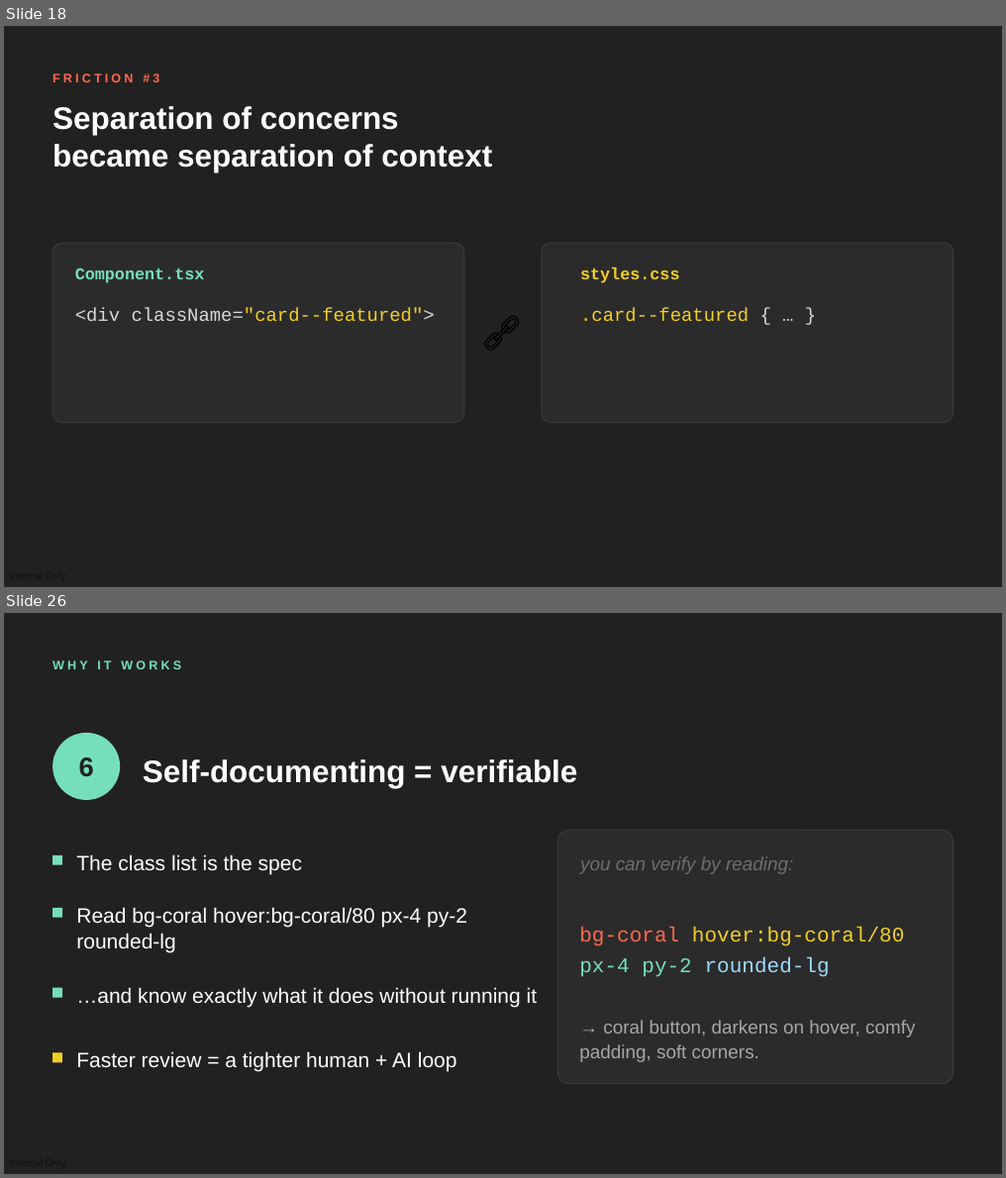
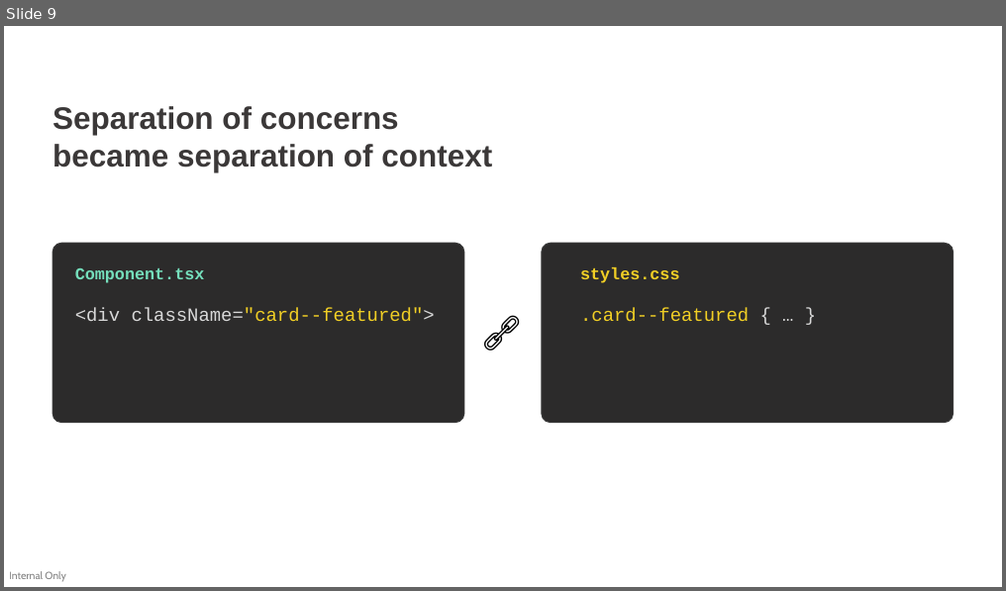
Before and after one commit to devlinduldulao/llm-loves-tailwind-and-js, a slide deck: why-llms-love-tailwind-conf.pptx. Shown one above the other, each under a label of ours: slides 18 and 26 before the commit, slide 9 after it; the slides between them are not shown. The pictures are 1006x1178 and 1006x591 pixels, drawn with LibreOffice and Linux fonts; fonts in the diff are those of the drawing. Boxes give left, top, right and bottom in pixels: in the first picture for what was removed or moved away, otherwise in the second. Text is boxed around its words. In the diff, an @@ line names an element or a change of style, - is before the commit and + after.

```diff
--- a/why-llms-love-tailwind-conf.pptx
+++ b/why-llms-love-tailwind-conf.pptx
@@ slide 26 removed at <box>4,613,1002,1174</box>, background #222121 @@
@@ text removed at <box>53,661,181,669</box> @@
-WHY IT WORKS
@@ ellipse removed at <box>53,733,120,800</box> @@
@@ text removed at <box>79,758,94,776</box> @@
-6
@@ text removed at <box>143,760,577,788</box> @@
-Self-documenting = verifiable
@@ rounded rectangle removed at <box>558,830,953,1084</box> @@
@@ rectangle removed at <box>53,856,62,865</box> @@
@@ text removed at <box>76,855,302,874</box> @@
-The class list is the spec
@@ text removed at <box>580,857,793,874</box> @@
-you can verify by reading:
@@ rectangle removed at <box>53,908,62,918</box> @@
@@ text removed at <box>76,907,467,954</box> @@
-Read bg-coral hover:bg-coral/80 px-4 py-2 rounded-lg
@@ text removed at <box>579,927,904,977</box> @@
-bg-coral hover:bg-coral/80 px-4 py-2 rounded-lg
@@ rectangle removed at <box>53,988,62,998</box> @@
@@ text removed at <box>76,987,537,1007</box> @@
-…and know exactly what it does without running it
@@ text removed at <box>579,1020,915,1062</box> @@
-→ coral button, darkens on hover, comfy padding, soft corners.
@@ rectangle removed at <box>53,1054,62,1062</box> @@
@@ text removed at <box>76,1052,457,1072</box> @@
-Faster review = a tighter human + AI loop
@@ what was slide 18 is now slide 9 @@
@@ slide 9 changed as well @@
@@ background #222121 to #FFFFFF @@
@@ text removed at <box>53,74,159,82</box> @@
-FRICTION #3
@@ text "Separation of concerns" at <box>53,106,492,173</box>: text colour #FFFFFF to #3B3838 @@
@@ text added at <box>9,571,66,582</box>, 10 pt, text #000000 at 50% opacity @@
+Internal Only
```
Also in this commit, not shown: 8 other slides changed, 9 slides added, 19 other slides removed.
